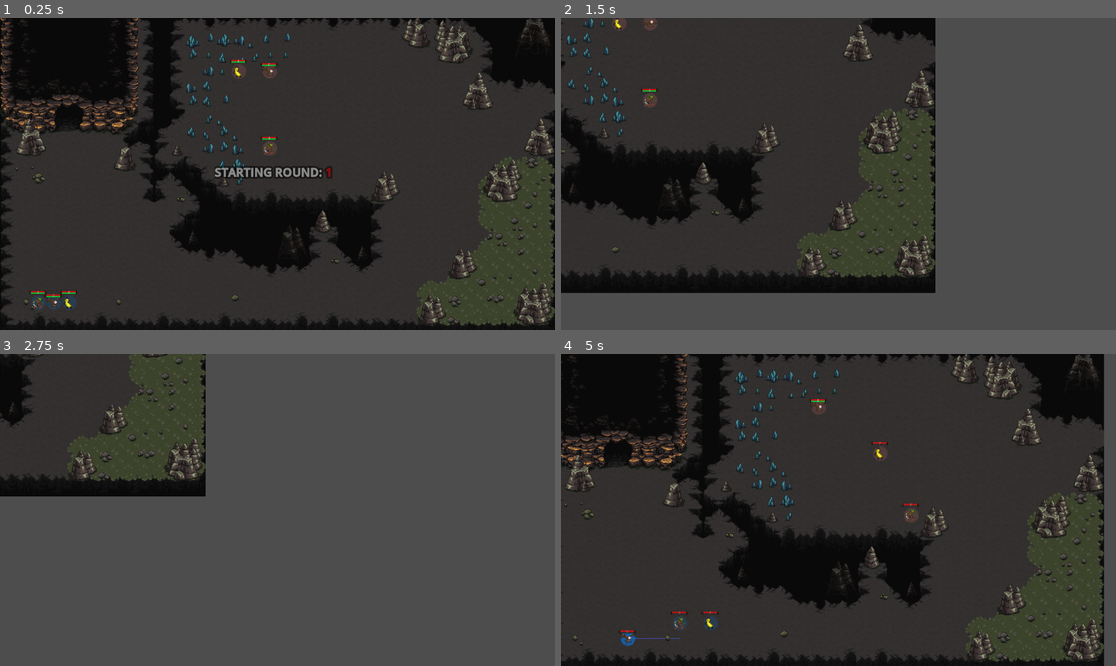
Above: before the commit, frames 1-4 (two rows, left to right).
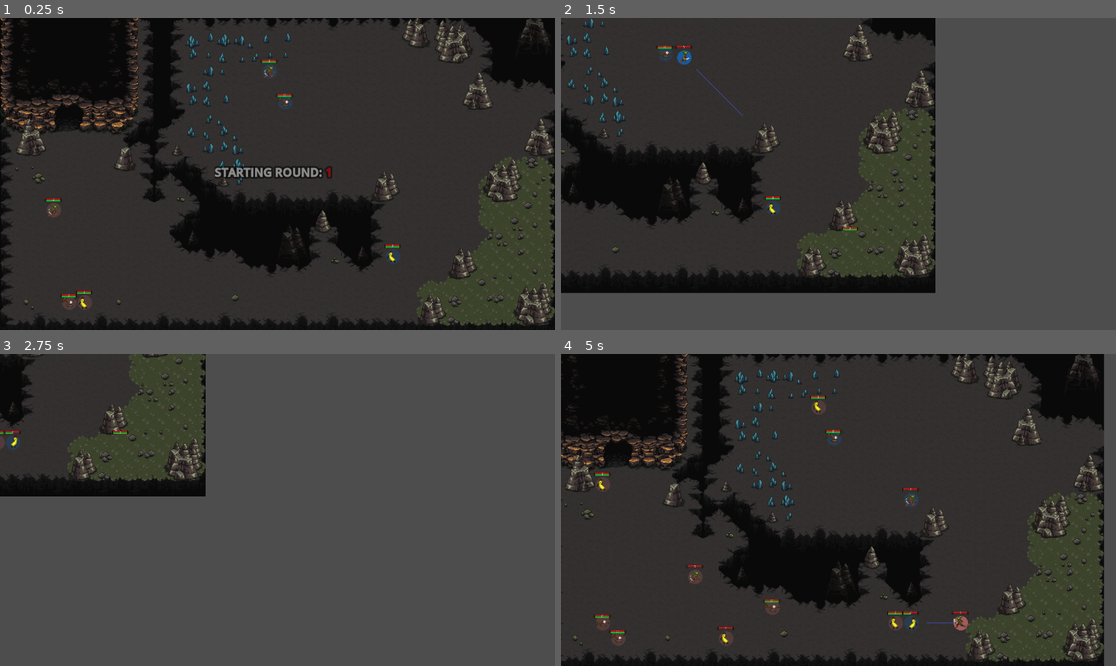
Above: after the commit, the same moments.

Repository: SeeNoirSeeNo/SeeNoHope-The-Final-Bastion
Game: Godot game, scene res://MainScenes/Battle.tscn
The game is run twice, just before and just after one commit, with the same random seed, the same clock (stepped at 60 frames per second) and the same inputs.
Inputs (mouse positions are in pixels of both pictures, inside the frame that each line leads up to):
- Up to frame 1 (0.25 s): no input
- Up to frame 2 (1.5 s): move the mouse to (960, 158) at 0.52 s; hold D (Right) 0.53-1.28 s; hold U (unit) 0.53-1.28 s; click (960, 158) at 0.67 s; move the mouse to (727, 189) at 1.27 s; hold S (Down) from 1.28 s (still down); click (727, 189) at 1.35 s
- Up to frame 3 (2.75 s): tap U (unit) at 1.55 s; move the mouse to (333, 441) at 2.02 s; release S (Down) at 2.03 s; hold D (Right) from 2.03 s (still down); hold U (unit) from 2.03 s (still down)
- Up to frame 4 (5 s): move the mouse to (810, 572) at 2.77 s; release D (Right) at 2.78 s; release U (unit) at 2.78 s; hold W (Up) 2.78-3.53 s; tap U (unit) at 2.85, 4.35 s; click (810, 572) at 2.92 s; move the mouse to (1005, 556) at 3.52 s; hold U (unit) 3.53-4.28 s; hold A (Left) from 3.53 s (still down); click (1005, 556) at 3.6 s; move the mouse to (672, 463) at 4.27 s

The runs differ from the first frame. In frame 1, 1.1% of the frame differs, in the area x 5-73%, y 13-94%; in frame 2, 0.6%; in frame 3, 0.2%; in frame 4, 1.7%, in the area x 5-74%, y 13-94%.

Commit message:
spawns random units
yay

Diff:
--- a/Agents&Tools/UnitFactory/UnitFactory.gd
+++ b/Agents&Tools/UnitFactory/UnitFactory.gd
@@ -68,9 +68,29 @@
 func _on_map_loaded(_map_name):
 	tile_map = map.get_child(0)
 
-#func _input(event):
-#	if event.is_action_pressed("unit"):
-#		spawn_unit()
+func _input(event):
+	if event.is_action_pressed("unit"):
+		spawn_random_unit(2)
+
+
+
+func spawn_random_unit(round):
+	var type = possible_units[randi() % possible_units.size()] # Pick a random unit type
+	print("UnitFactory: type = ", type)
+	var position = navigation_grid.free_cells.pick_random() # Pick a random free cell
+	print("UnitFactory: position = ", position)
+	var parent
+	var group
+	if round % 2 == 0:
+		parent = "Enemy"
+		group = "Enemy"
+	else:
+		parent = "Player"
+		group = "Player"
+	create_unit(type, position, parent, group, true)
+
+func _on_round_finished(round):
+	spawn_random_unit(round)
 
 #func spawn_unit():
 #	var type = possible_units[randi() % possible_units.size()] # Choose a random unit type
--- a/MainScenes/Battle.gd
+++ b/MainScenes/Battle.gd
@@ -18,12 +18,13 @@
 	connect_signals() #Connect signals for children
 	map_picker.load_map() #Load a map (at random)
 
-	unit_factory.create_unit("CaveGoblin", Vector2i(2,18), "Player", "Player", true)
-	unit_factory.create_unit("FlyingEye", Vector2i(3,18), "Player", "Player", true)
-	unit_factory.create_unit("BananaMan", Vector2i(4,18), "Player", "Player", true)
-	unit_factory.create_unit("CaveGoblin", Vector2i(17,8), "Enemy", "Enemy", true)
-	unit_factory.create_unit("BananaMan", Vector2i(15,3), "Enemy", "Enemy", true)
-	unit_factory.create_unit("FlyingEye", Vector2i(17,3), "Enemy", "Enemy", true)
+	unit_factory.create_unit("CaveGoblin", Vector2i(17,3), "Player", "Player", true)
+	unit_factory.create_unit("FlyingEye", Vector2i(18,5), "Player", "Player", true)
+	unit_factory.create_unit("BananaMan", Vector2i(25,15), "Player", "Player", true)
+	unit_factory.create_unit("CaveGoblin", Vector2i(3,12), "Enemy", "Enemy", true)
+	unit_factory.create_unit("FlyingEye", Vector2i(4,18), "Enemy", "Enemy", true)
+	unit_factory.create_unit("BananaMan", Vector2i(5,18), "Enemy", "Enemy", true)
+
 	Audioplayer.play_music(music)
 
 	await get_tree().create_timer(1).timeout #wait a second
@@ -36,6 +37,7 @@
 		unit_factory.unit_created.connect(timeline._on_unit_created)
 		unit_factory.unit_created.connect(self._on_unit_created)
 		timeline.round_finished.connect(battle_ui._on_round_finished)
+		timeline.round_finished.connect(unit_factory._on_round_finished)
 func _on_unit_created(unit):
 	unit.turn_finished.connect(timeline._on_turn_finished)
 	unit.unit_died.connect(timeline._on_unit_died)
